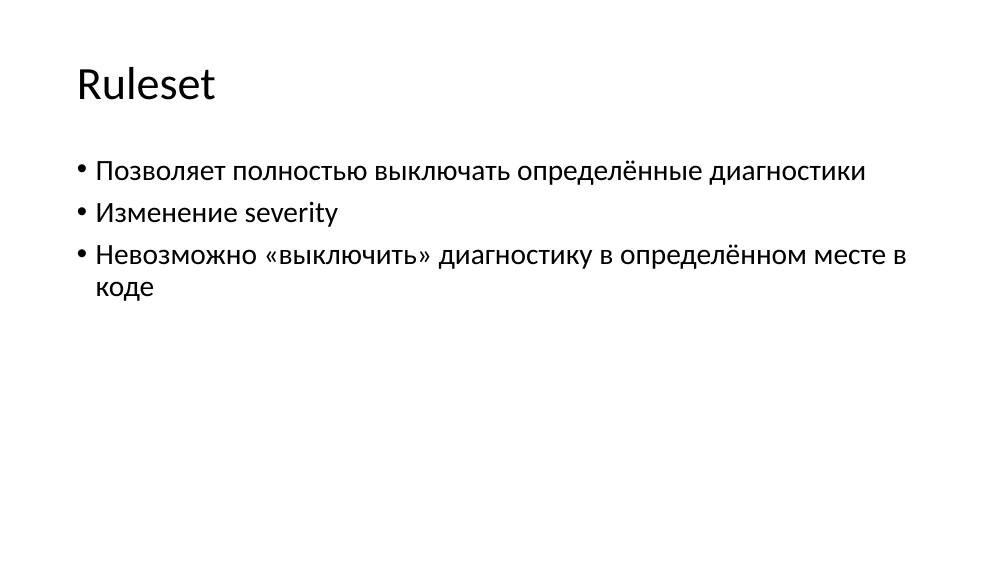
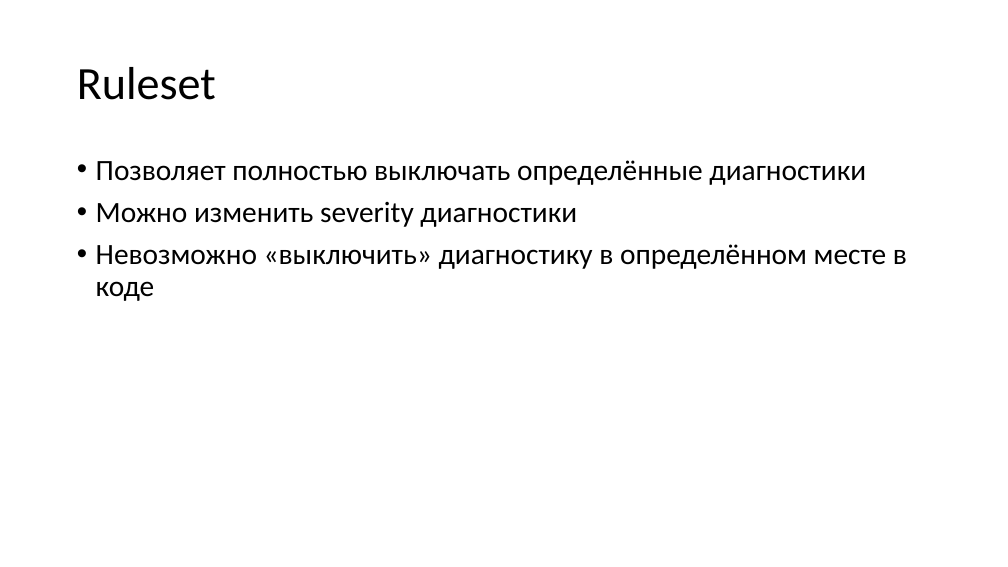
Before and after one commit to dropsonic/dotNext2019_slides, a slide deck: slide 16 of Roslyn - mastering static code analysis.pptx (slide 25 before the commit). Drawn at 1008x567 pixels with LibreOffice and Linux fonts; fonts in the diff are those of the drawing. Boxes give left, top, right and bottom in pixels: in the first picture for what was removed or moved away, otherwise in the second. Text is boxed around its words. In the diff, an @@ line names an element or a change of style, - is before the commit and + after.

```diff
--- a/Roslyn - mastering static code analysis.pptx
+++ b/Roslyn - mastering static code analysis.pptx
@@ text at [96, 202, 577, 227]: text changed @@
-• Изменение severity
+• Можно изменить severity диагностики
```
Also in this commit, not shown: 9 other slides changed, 18 slides added, 8 slides removed, 3 other files.
